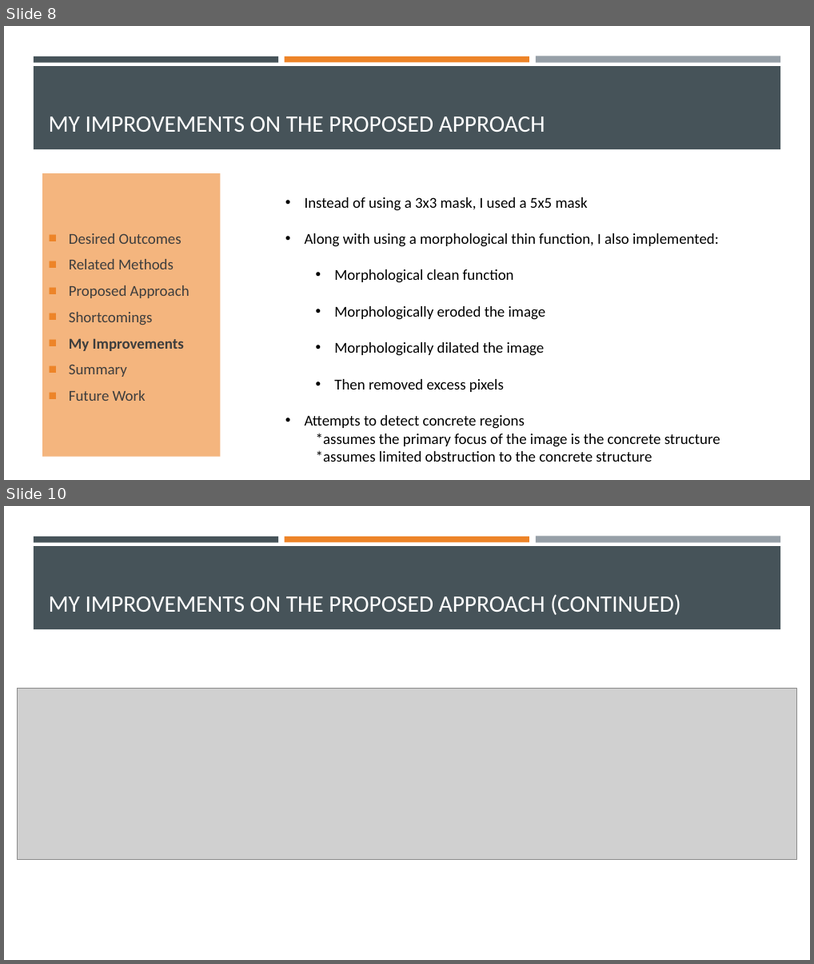
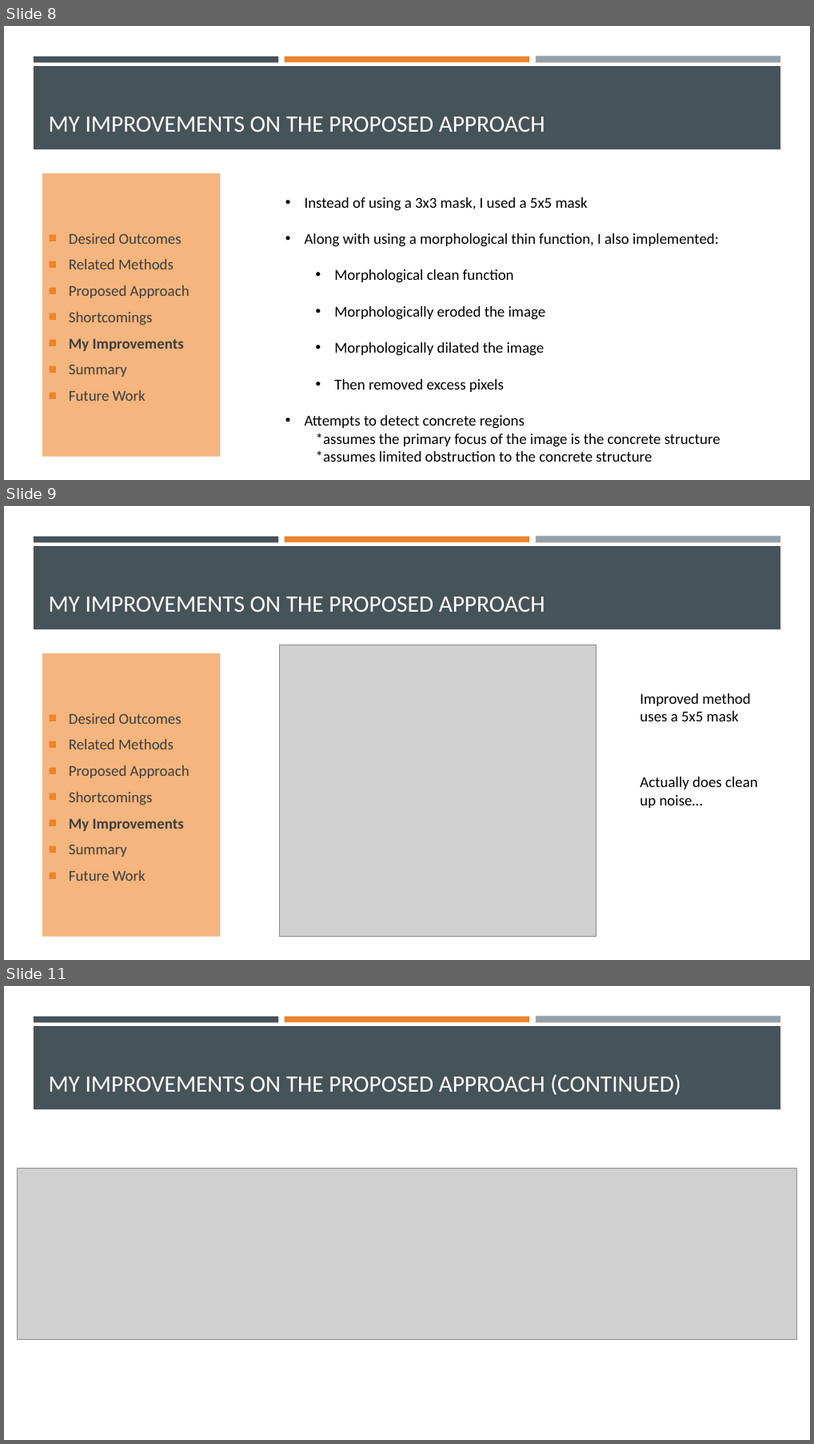
Before and after one commit to cyearsley/cs6680-DCCSUATFIS, a slide deck: Detecting Cracks in Concrete Structures Using Adaptive Thresholding.pptx. Shown one above the other, each under a label of ours: slides 8 and 10 before the commit, slides 8, 9 and 11 after it; the slides between them are not shown. The pictures are 814x964 and 814x1444 pixels, drawn with LibreOffice and Linux fonts; fonts in the diff are those of the drawing; grey boxes stand for pictures. Boxes give left, top, right and bottom in pixels: in the first picture for what was removed or moved away, otherwise in the second. Text is boxed around its words. In the diff, an @@ line names an element or a change of style, - is before the commit and + after.

```diff
--- a/Detecting Cracks in Concrete Structures Using Adaptive Thresholding.pptx
+++ b/Detecting Cracks in Concrete Structures Using Adaptive Thresholding.pptx
@@ slide 9 added at box(4, 506, 810, 960), background #FFFFFF; not listed: 4 template elements that a slide beside it also shows @@
@@ title added at box(49, 596, 546, 612), 28 pt, text #FFFFFF @@
+MY IMPROVEMENTS ON THE PROPOSED APPROACH
@@ picture added at box(280, 645, 597, 936) @@
@@ text added at box(42, 654, 221, 936), fill #F4B57E, 18 pt, text #3D3D3D @@
+■ Desired Outcomes
+■ Related Methods
+■ Proposed Approach
+■ Shortcomings
+■ My Improvements
+■ Summary
+■ Future Work
@@ text added at box(640, 693, 750, 721), 18 pt, text #000000 @@
+Improved method
+uses a 5x5 mask
@@ text added at box(640, 776, 758, 808), 18 pt, text #000000 @@
+Actually does clean
+up noise…
@@ what was slide 10 is now slide 11 @@
```
Also in this commit, not shown: 2 slides changed, 8 other files.
